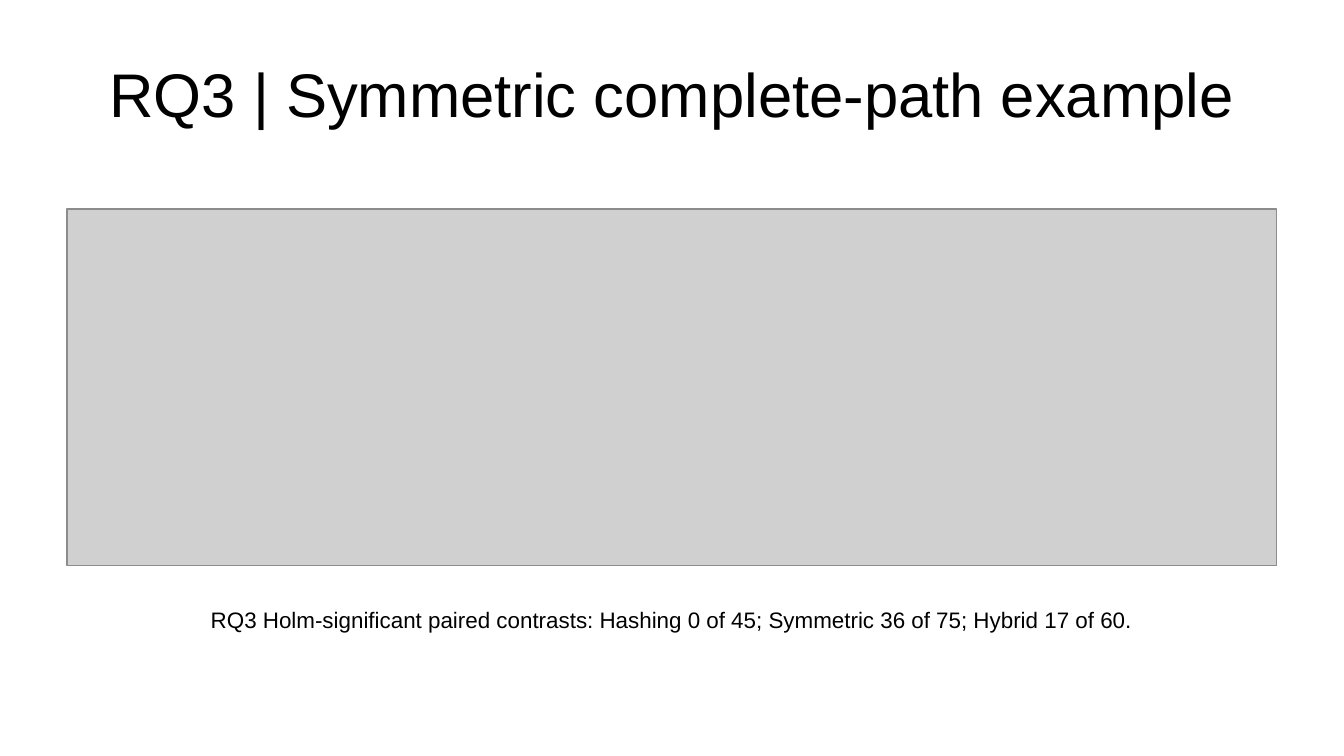
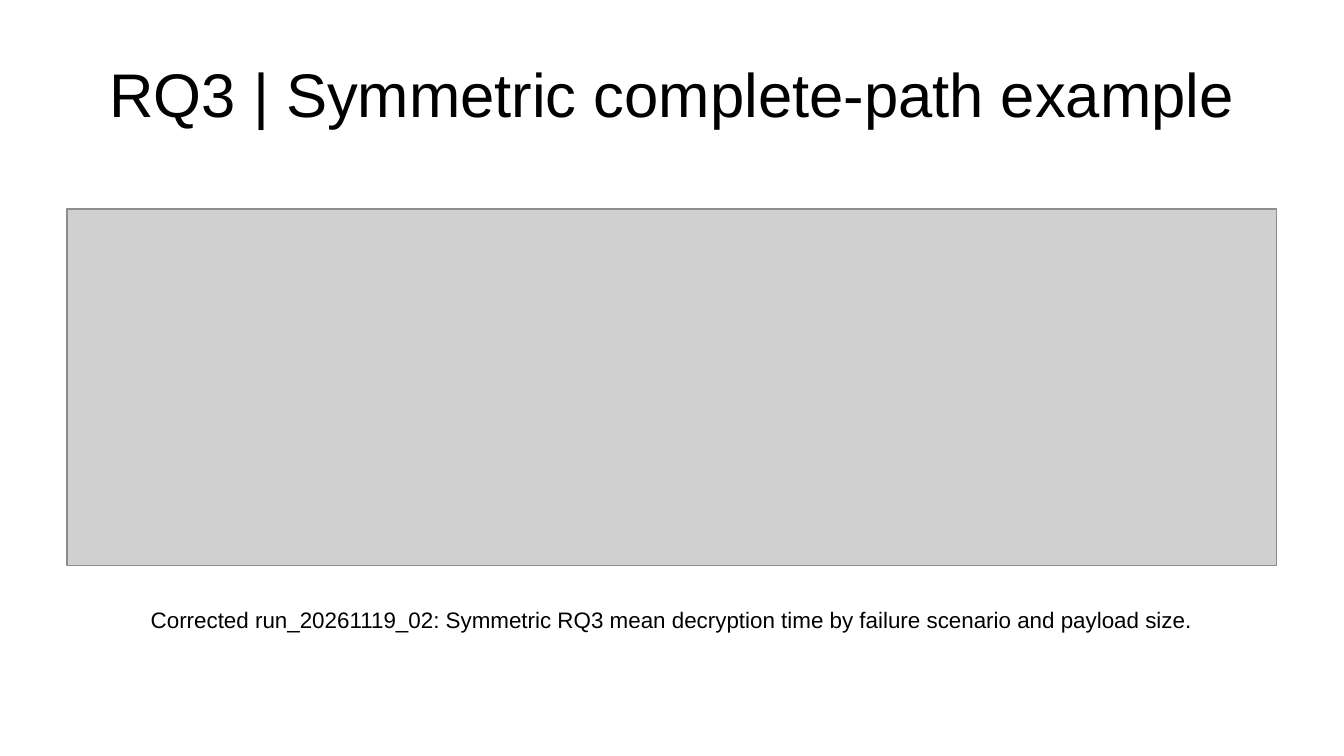
Before and after one commit to dat-nix/COSC2539-COSC2716-Assignment1, a slide deck: slide 8 of demo/presentation.pptx. Drawn at 1344x756 pixels with LibreOffice and Linux fonts; fonts in the diff are those of the drawing; grey boxes stand for pictures. Boxes give left, top, right and bottom in pixels: in the first picture for what was removed or moved away, otherwise in the second. Text is boxed around its words. In the diff, an @@ line names an element or a change of style, - is before the commit and + after.

```diff
--- a/demo/presentation.pptx
+++ b/demo/presentation.pptx
@@ text at (151,611,1191,633): text changed @@
-RQ3 Holm-significant paired contrasts: Hashing 0 of 45; Symmetric 36 of 75; Hybrid 17 of 60.
+Corrected run_20261119_02: Symmetric RQ3 mean decryption time by failure scenario and payload size.
```
Also in this commit, not shown: 10 other files.
